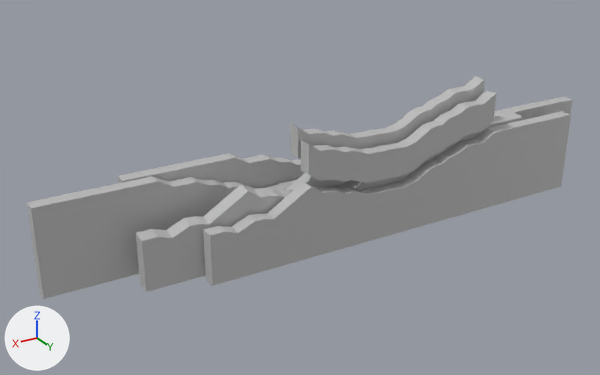
An edit to the FBX model DGM2610 - Game Design I/Level_Models/Level_Track_OBJ.fbx, drawn before and after from the same camera.
Rendered twice from a 50 mm lens placed at (2.94, 3.91, 2.07), pointed at (0.42, -0.29, -0.03). The axes (+X, +Y, +Z) are drawn at lower left. The lights are the same throughout. Where no turn or scale is listed for an object, it has been applied to the vertices. Vertices at the same position are counted once.
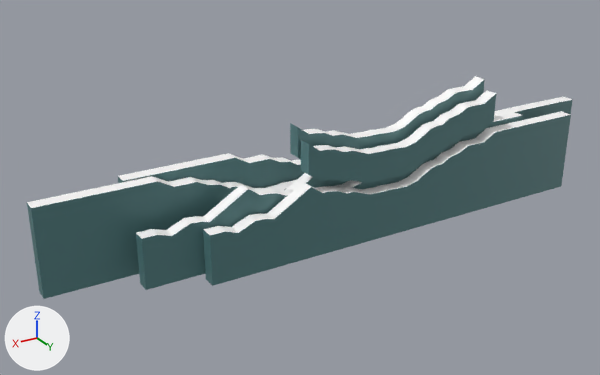
What differs and where, as boxes [x1, y1, x2, y2] in the pictures (600 x 375 px; the box of a moved part takes in the faces that stretch with it):
part 1 of me_mesh, moved or reshaped
    before: [136, 112, 523, 292]
    after: [136, 112, 523, 290]
part 2 of me_mesh, recoloured (grey to cyan)
    both: [27, 79, 572, 299]
part 3 of me_mesh, recoloured (grey to white)
    both: [27, 76, 572, 235]

The edits, one by one:
Material 'Tops' (mat_tops) is new.
Its base color is (1.0, 1.0, 1.0) (white #ffffff).
Material 'Sides' (mat_sides) is new.
Its base color is (0.0812, 0.2, 0.207) (cyan #507c7e).
me_mesh is used by ob_pcube8; location (0.129, -0.171, 0.119).
me_mesh had 756 vertices, 742 faces and spanned x -1.97..1.97, y -0.27..0.25, z -0.45..0.43.
me_mesh now has 758 vertices, 742 faces and spans x -1.97..1.97, y -0.27..0.25, z -0.45..0.43.
Part 1, on me_mesh:
2 faces are deleted.
52 vertices in x -1.37..1.45, y 0.14, z -0.43..0.12 move by (0.0, 0.0, 0.01).
4 vertices in x -0.34..0.16, y 0.14, z -0.12..0.02 move by (0.0, 0.0, 0.02).
2 vertices are added at (-0.12, 0.14, -0.42), (-0.12, 0.14, -0.02).
2 new faces join them, mat_sides (cyan #507c7e).
me_mesh part 2: 376 faces spanning x -1.97..1.97, y -0.27..0.25, z -0.45..0.43 switch from mat_lambert1 (grey #bcbcbc) to mat_sides (cyan #507c7e).
me_mesh part 3: 364 faces spanning x -1.97..1.97, y -0.27..0.25, z -0.45..0.43 switch from mat_lambert1 (grey #bcbcbc) to mat_tops (white #ffffff).
